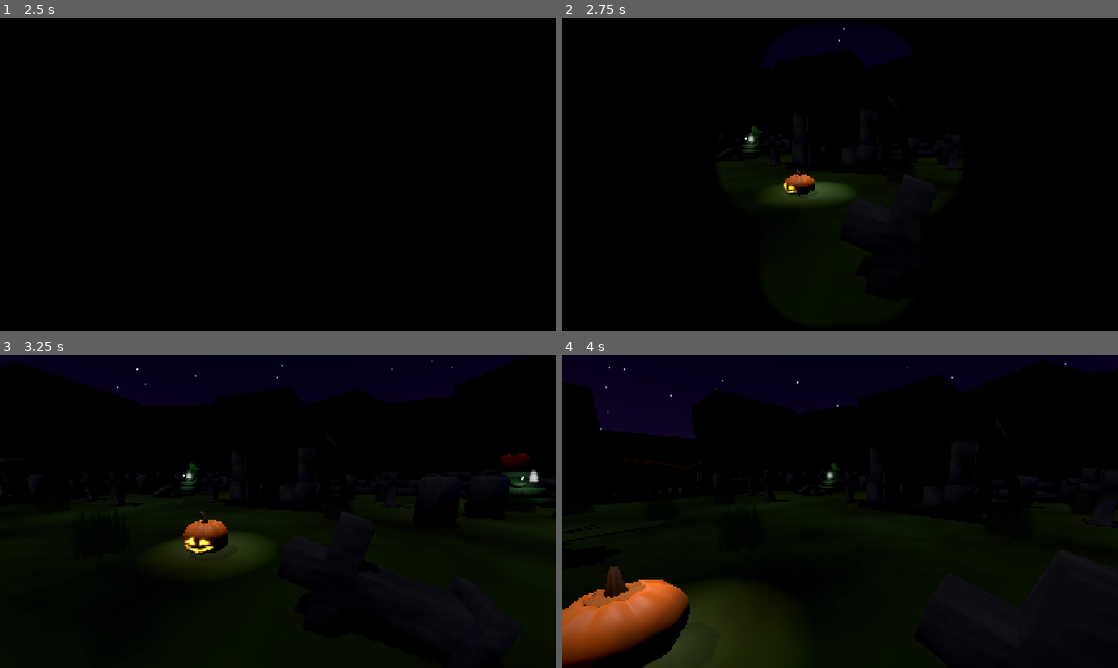
Above: before the commit, frames 1-4 (two rows, left to right).
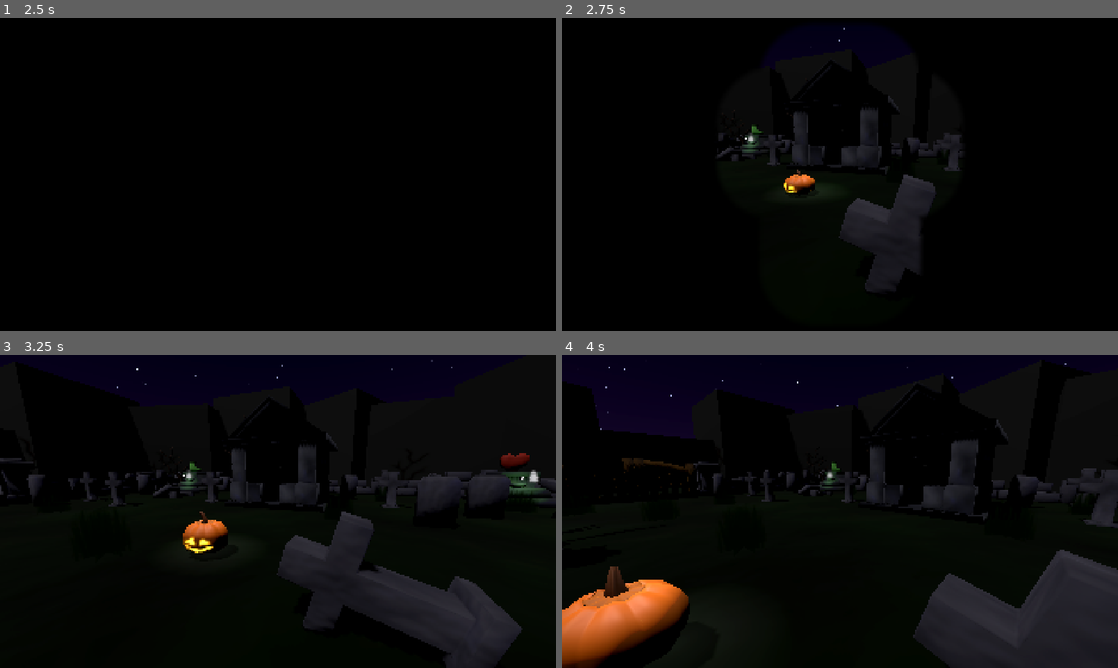
Above: after the commit, the same moments.

Repository: Dempsey845/moonlit-mayhem
Game: Godot game, scene res://MainMenu/main_menu.tscn
Same seed, same stepped clock (60 frames per second), same inputs: the game is played once before the commit and once after it.
Inputs (mouse positions are in pixels of both pictures, inside the frame that each line leads up to):
- Up to frame 1 (2.5 s): click "Play" at 0.5 s; click "Play" at 1.25 s; tap Enter at 2 s; move the mouse to (305, 174) at 2.02 s; hold W (move_forward) from 2.03 s (still down); tap E (interact) at 2.1 s; click (305, 174) at 2.17 s
- Up to frame 2 (2.75 s): keep holding W (move_forward)
- Up to frame 3 (3.25 s): keep holding W (move_forward); move the mouse to (250, 511) at 2.77 s; tap E (interact) at 2.85 s
- Up to frame 4 (4 s): keep holding W (move_forward); move the mouse to (851, 505) at 3.52 s; tap E (interact) at 3.6 s

Frame 1 is identical in both runs. In frame 2, 4.5% of the frame differs, in the area x 28-72%, y 24-87%; in frame 3, 11%; in frame 4, 17%, in the area x 0-100%, y 20-100%.

Commit message:
Started creating the ghost difficulty scaling system.

Diff:
--- a/Graveyard/graveyard.tscn
+++ b/Graveyard/graveyard.tscn
@@ -15,6 +15,7 @@
 [ext_resource type="PackedScene" uid="uid://cwwa4fkdp3rpt" path="res://Graveyard/Props/StonePillar/stone_pillar.tscn" id="7_jaj5c"]
 [ext_resource type="PackedScene" uid="uid://bp1hon3n50hnt" path="res://Graveyard/Props/Gate/Gate.glb" id="7_ux5rj"]
 [ext_resource type="PackedScene" uid="uid://q70xb5it24fc" path="res://Graveyard/Props/Cross/cross.tscn" id="8_83jfa"]
+[ext_resource type="Script" uid="uid://l27r271fpqxi" path="res://Systems/ghost_difficulty_manager.gd" id="8_jnynp"]
 [ext_resource type="PackedScene" uid="uid://df3q54ep8gaqq" path="res://Graveyard/Props/WallColumn/wall_column.tscn" id="8_n2rhk"]
 [ext_resource type="PackedScene" uid="uid://h8j0ix66kmqc" path="res://Graveyard/Props/StoneWall/stone_wall.tscn" id="9_n2rhk"]
 [ext_resource type="PackedScene" uid="uid://bjdwkm8e8x40k" path="res://Graveyard/Props/Tree/tree.tscn" id="10_kj6ab"]
@@ -76,6 +77,7 @@
 bump_strength = 5.0
 
 [sub_resource type="StandardMaterial3D" id="StandardMaterial3D_xrivr"]
+albedo_color = Color(0.18193737, 0.2799425, 0.14161795, 1)
 albedo_texture = SubResource("NoiseTexture2D_ux5rj")
 normal_enabled = true
 normal_texture = SubResource("NoiseTexture2D_yf8gw")
@@ -107,13 +109,14 @@
 
 [node name="Graveyard" type="Node3D" unique_id=378118441]
 
-[node name="GameManager" type="Node" parent="." unique_id=204649578 node_paths=PackedStringArray("moonlight", "player", "ghost_spawner", "ghost_counter", "health_pickup_spawner")]
+[node name="GameManager" type="Node" parent="." unique_id=204649578 node_paths=PackedStringArray("moonlight", "player", "ghost_spawner", "ghost_counter", "health_pickup_spawner", "ghost_difficulty_manager")]
 script = ExtResource("1_2m5em")
 moonlight = NodePath("../Moonlight")
 player = NodePath("../Player")
 ghost_spawner = NodePath("../GhostSpawner")
 ghost_counter = NodePath("../GhostCounter")
 health_pickup_spawner = NodePath("../HealthPickupSpawner")
+ghost_difficulty_manager = NodePath("../GhostDifficultyManager")
 
 [node name="UpgradeManager" type="Node" parent="." unique_id=1531840155 node_paths=PackedStringArray("player", "moonlight", "ghost_counter", "player_health")]
 script = ExtResource("2_kj6ab")
@@ -144,9 +147,13 @@
 death_label = NodePath("../CanvasLayer/TransitionUI/Label")
 player = NodePath("../Player")
 
+[node name="GhostDifficultyManager" type="Node" parent="." unique_id=475369485 node_paths=PackedStringArray("ghost_spawner")]
+script = ExtResource("8_jnynp")
+ghost_spawner = NodePath("../GhostSpawner")
+
 [node name="DirectionalLight3D" type="DirectionalLight3D" parent="." unique_id=1076600132]
 transform = Transform3D(-0.8660254, -0.43301278, 0.25, 0, 0.49999997, 0.86602545, -0.50000006, 0.75, -0.43301266, 0, 0, 0)
-light_energy = 0.05
+light_energy = 0.2
 shadow_enabled = true
 
 [node name="WorldEnvironment" type="WorldEnvironment" parent="." unique_id=1206113737]
--- a/Systems/game_manager.gd
+++ b/Systems/game_manager.gd
@@ -7,6 +7,7 @@
 @export var ghost_spawner: GhostSpawner
 @export var ghost_counter: GhostCounter
 @export var health_pickup_spawner: HealthPickupSpawner
+@export var ghost_difficulty_manager: GhostDifficultyManager
 @export_range(0.0, 30.0) var moon_light_follow_speed: float = 12.0
 
 var is_moonlight_following: bool = false
@@ -115,3 +116,5 @@
 	var spawn_pickup: bool = randi_range(0, 2) == 1
 	if spawn_pickup:
 		health_pickup_spawner.try_spawn_health_pickup()
+
+	ghost_difficulty_manager.increment_difficulty()
--- /dev/null
+++ b/Systems/ghost_difficulty_manager.gd
@@ -0,0 +1,21 @@
+class_name GhostDifficultyManager
+extends Node
+
+@export var ghost_spawner: GhostSpawner
+
+var max_ghost_flee_speed: float = 8.0
+var ghost_flee_speed_increment: float = 0.25
+
+var current_ghost_flee_speed: float
+
+func _ready() -> void:
+    current_ghost_flee_speed = ghost_spawner.ghosts[0].flee_speed
+
+func increment_difficulty():
+    current_ghost_flee_speed = minf(
+        current_ghost_flee_speed + ghost_flee_speed_increment,
+        max_ghost_flee_speed
+    )
+
+    for ghost: Ghost in ghost_spawner.ghosts:
+        ghost.flee_speed = current_ghost_flee_speed
Not shown, added: Systems/ghost_difficulty_manager.gd.uid
